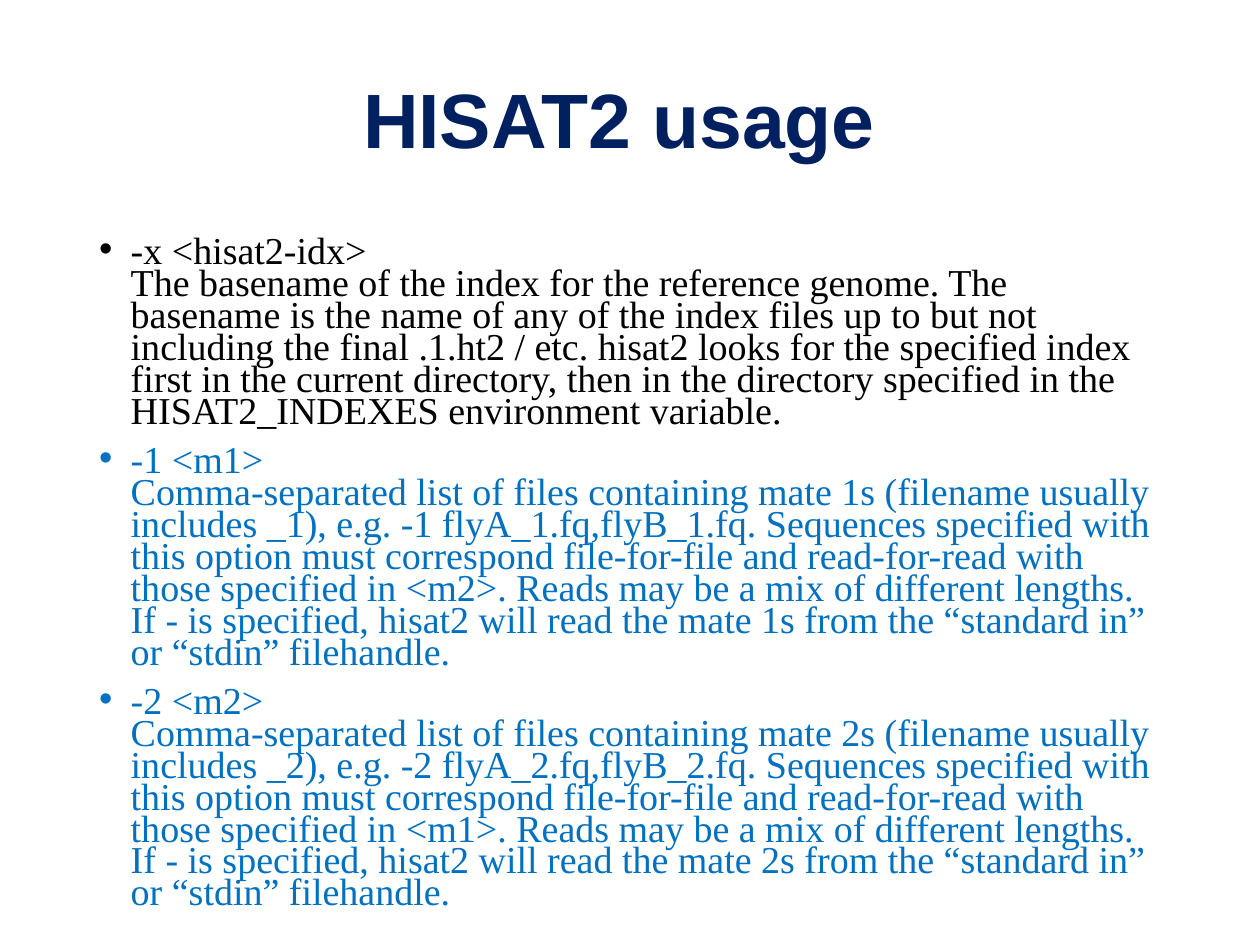
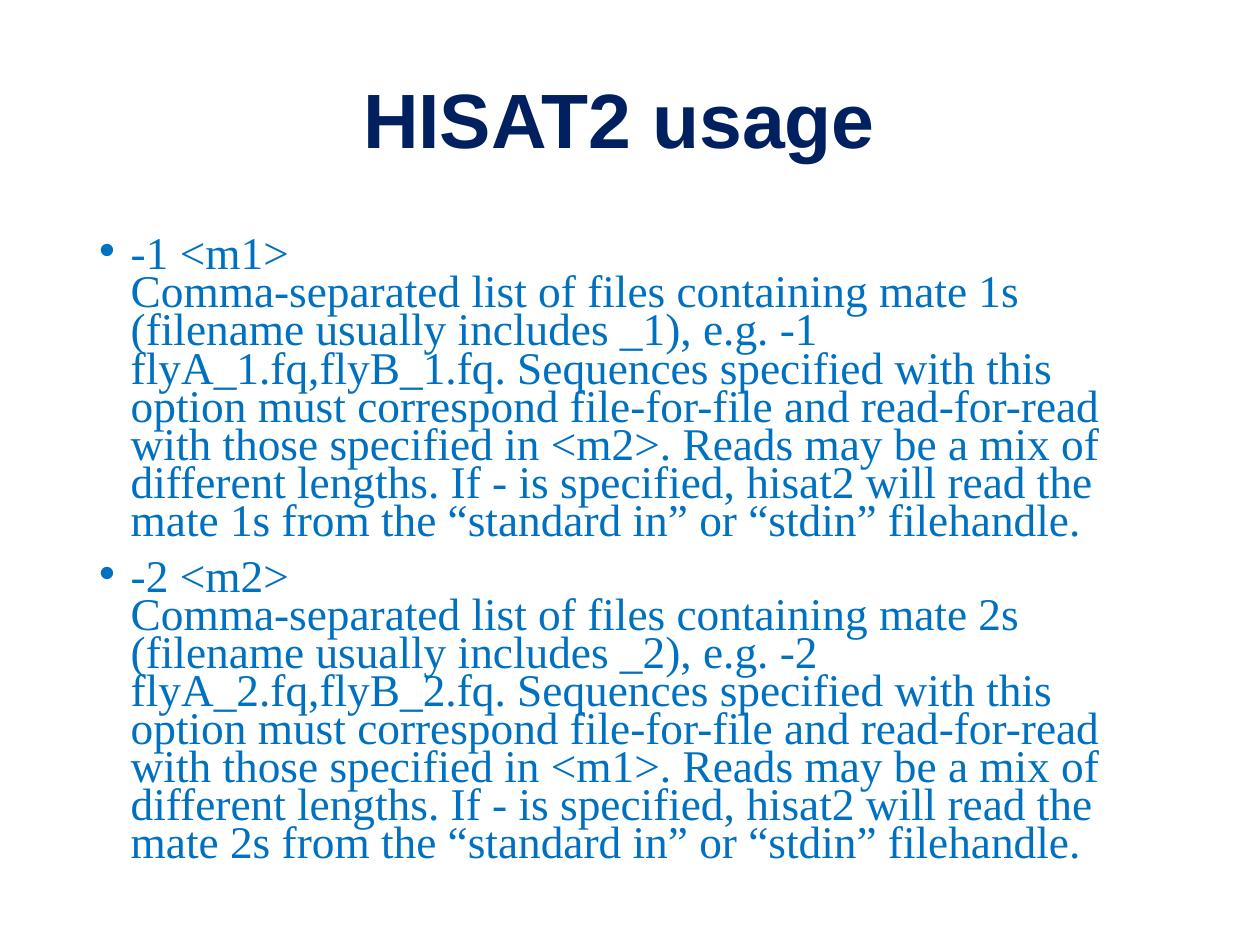
Before and after one commit to PRodriguez19/Intro-to-rnaseq, a slide deck: slide 34 of lectures/Lecture9-MMG232.pptx (slide 32 before the commit). Drawn at 1260x945 pixels with LibreOffice and Linux fonts; fonts in the diff are those of the drawing. Boxes give left, top, right and bottom in pixels: in the first picture for what was removed or moved away, otherwise in the second. Text is boxed around its words. In the diff, an @@ line names an element or a change of style, - is before the commit and + after.

```diff
--- a/lectures/Lecture9-MMG232.pptx
+++ b/lectures/Lecture9-MMG232.pptx
@@ text "-1 <m1> Comma-separated list of ..." at (x1=131, y1=239, x2=1099, y2=859): size 21.7 to 25.9 pt @@
@@ text at (x1=131, y1=237, x2=1130, y2=429): paragraph removed @@
-• -x <hisat2-idx>
-  The basename of the index for the reference genome. The basename is the name of any of the index files up to but not including the final .1.ht2 / etc. hisat2 looks for the specified index first in the current directory, then in the directory specified in the HISAT2_INDEXES environment variable.
```
Also in this commit, not shown: 3 other slides changed, 2 slides added, 5 other files.
